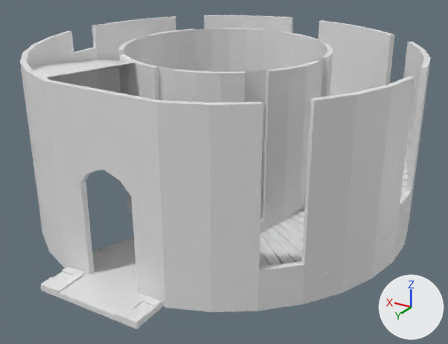
The Blender file Assets/models/templates_small_tower.blend: old version first, new version second.
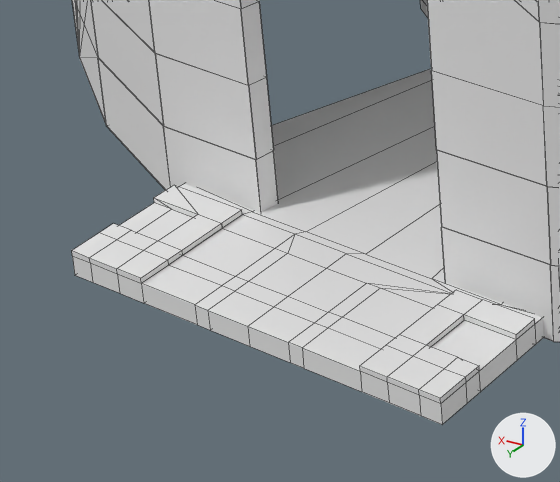
There are two pictures of each version: one whole from a camera (50 mm lens) standing at (-10.95, 10.65, 10.4) and looking at (-0.44, -6.87, 1.64), one close up on the part from 5% to 37% of the width and 64% to 100% of the height. The axes (+X, +Y, +Z) are drawn at lower right. The lights are the same throughout. The close-ups show mesh edges as thin lines.

The scene before the commit, as lines of its bpy script (objects in view):
```python
me_template_small_tower_facade1_mesh = bpy.data.meshes.new('template_small_tower_facade1_mesh')
me_template_small_tower_facade1_mesh.from_pydata(...)  # 720 vertices, 722 faces; spans x -2.12..-0.07, y -1.43..0.63, z -0.03..0.9
me_template_stairs_mesh = bpy.data.meshes.new('template_stairs_mesh')
me_template_stairs_mesh.from_pydata(...)  # 644 vertices, 648 faces, 20 loose edges; spans x -13.96..0.62, y -9.31..4.11, z -0.18..5.99
ob_template_small_tower_facade1 = bpy.data.objects.new('template_small_tower_facade1', me_template_small_tower_facade1_mesh)
ob_template_small_tower_facade1.location = (0.0, 0.0, 0.0)
ob_template_small_tower_facade1.rotation_euler = (0.0, 0.0, 1.222)  # degrees (0, 0, 70)
ob_template_small_tower_facade1.scale = (6.58, 6.58, 6.58)
ob_template_stairs = bpy.data.objects.new('template_stairs', me_template_stairs_mesh)
ob_template_stairs.location = (0.0, 0.0, 0.0)
ob_template_stairs.rotation_euler = (0.0, 0.0, 1.222)  # degrees (0, 0, 70)
ob_template_stairs.scale = (1.0, 1.0, 0.989)
```
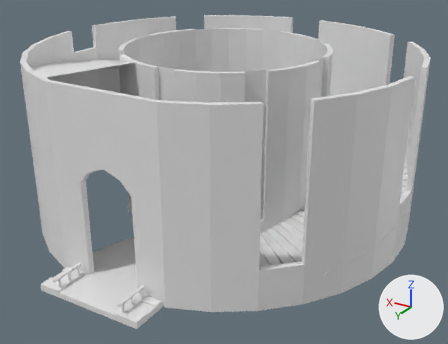
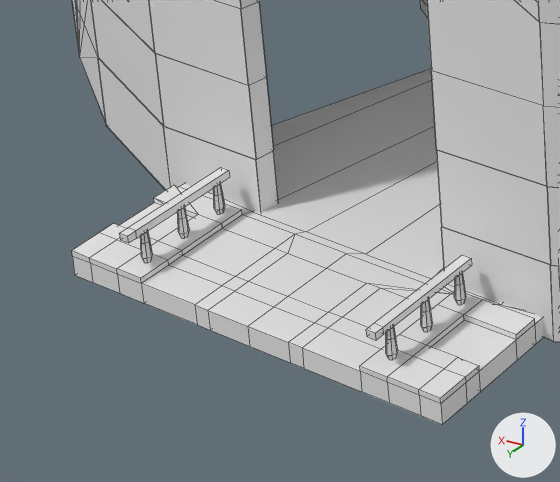
Commit message: + Adding new template files;

Location of each change, (x1, y1, x2, y2) in pixels of the close-ups (560 x 482 px):
```json
{"part": 1, "of": "me_template_stairs_mesh", "change": "added", "after": [455, 272, 466, 304]}
{"part": 2, "of": "me_template_stairs_mesh", "change": "added", "after": [421, 299, 433, 331]}
{"part": 3, "of": "me_template_stairs_mesh", "change": "added", "after": [386, 327, 398, 359]}
{"part": 4, "of": "me_template_stairs_mesh", "change": "added", "after": [213, 183, 225, 214]}
{"part": 5, "of": "me_template_stairs_mesh", "change": "added", "after": [177, 207, 190, 238]}
{"part": 6, "of": "me_template_stairs_mesh", "change": "added", "after": [140, 231, 153, 262]}
{"part": 7, "of": "me_template_stairs_mesh", "change": "added", "after": [119, 167, 472, 341]}
```

Edits to the scene script, one JSON object a line:
```json
{"block": "me_template_stairs_mesh", "where": "# used by ob_template_stairs; location = (0.0, 0.0, 0.0); rotation_euler = (0.0, 0.0, 1.222), in degrees (0, 0, 70); scale = (1.0, 1.0, 0.989)"}
{"op": "remove", "block": "me_template_stairs_mesh", "code": "me_template_stairs_mesh.from_pydata(...)  # 644 vertices, 648 faces, 20 loose edges; spans x -13.96..0.62, y -9.31..4.11, z -0.18..5.99"}
{"op": "add", "block": "me_template_stairs_mesh", "code": "me_template_stairs_mesh.from_pydata(...)  # 920 vertices, 908 faces, 20 loose edges; spans x -13.96..0.62, y -9.31..4.11, z -0.18..5.99"}
{"block": "me_template_stairs_mesh", "change": "me_template_stairs_mesh part 1: a new loose piece of 42 vertices spanning x -1.4..-1.3, y 0.74..0.83, z 0.04..0.33"}
{"block": "me_template_stairs_mesh", "change": "me_template_stairs_mesh part 2: a new loose piece of 42 vertices spanning x -1.02..-0.93, y 0.87..0.97, z 0.04..0.33"}
{"block": "me_template_stairs_mesh", "change": "me_template_stairs_mesh part 3: a new loose piece of 42 vertices spanning x -0.65..-0.56, y 1.01..1.1, z 0.04..0.33"}
{"block": "me_template_stairs_mesh", "change": "me_template_stairs_mesh part 4: a new loose piece of 42 vertices spanning x -0.58..-0.48, y -1.52..-1.42, z 0.04..0.33"}
{"block": "me_template_stairs_mesh", "change": "me_template_stairs_mesh part 5: a new loose piece of 42 vertices spanning x -0.2..-0.11, y -1.38..-1.29, z 0.04..0.33"}
{"block": "me_template_stairs_mesh", "change": "me_template_stairs_mesh part 6: a new loose piece of 42 vertices spanning x 0.17..0.27, y -1.24..-1.15, z 0.04..0.33"}
{"block": "me_template_stairs_mesh", "change": "me_template_stairs_mesh part 7"}
{"block": "me_template_stairs_mesh", "change": "12 vertices are added at x -1.46..0.42, y -1.54..1.17, z 0.33"}
{"block": "me_template_stairs_mesh", "change": "12 new vertices lie (0.0, 0.0, 0.07) away from vertices in x -1.46..0.42, y -1.54..1.17, z 0.33"}
{"block": "me_template_stairs_mesh", "change": "20 new faces join them"}
```
